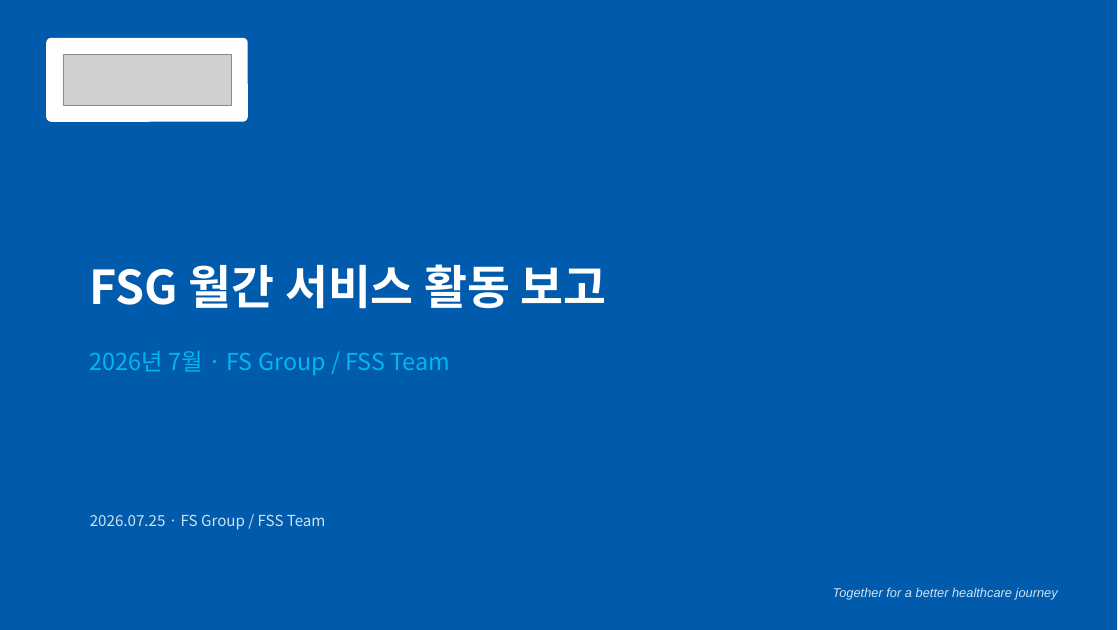
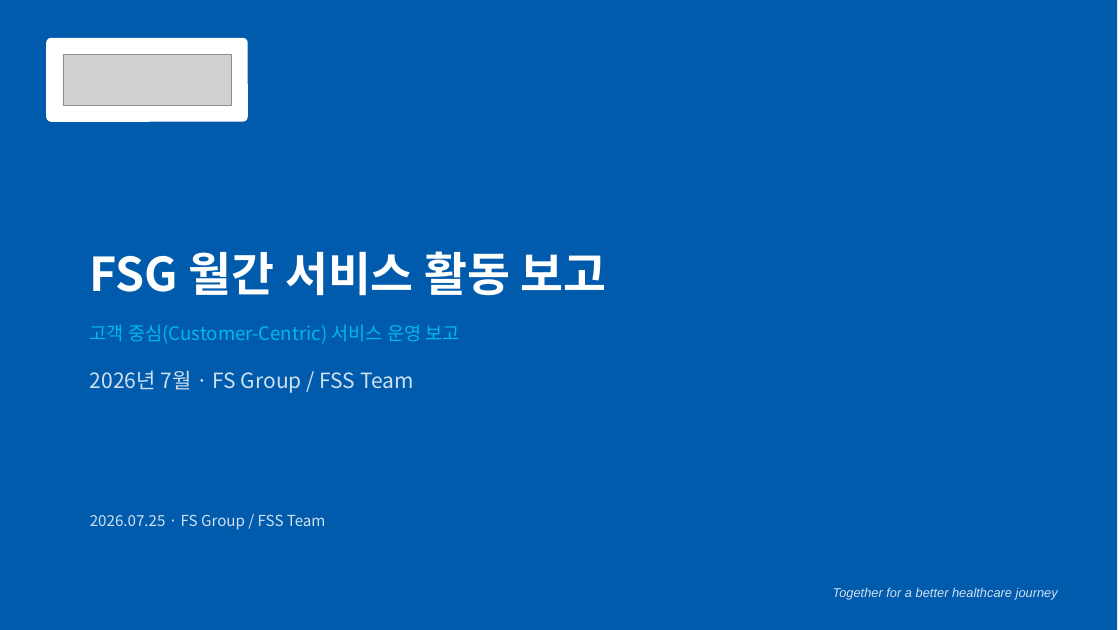
Before and after one commit to balhm12/Sysmex-schedule, a slide deck: slide 1 of reports/FSG_월간서비스보고_202607/FSG_월간서비스보고_202607.pptx. Drawn at 1120x630 pixels with LibreOffice and Linux fonts; fonts in the diff are those of the drawing; grey boxes stand for pictures. Boxes give left, top, right and bottom in pixels: in the first picture for what was removed or moved away, otherwise in the second. Text is boxed around its words. In the diff, an @@ line names an element or a change of style, - is before the commit and + after.

```diff
--- a/reports/FSG_월간서비스보고_202607/FSG_월간서비스보고_202607.pptx
+++ b/reports/FSG_월간서비스보고_202607/FSG_월간서비스보고_202607.pptx
@@ text "FSG 월간 서비스 활동 보고": place and size @@
-text "FSG 월간 서비스 활동 보고" at bbox=[90, 264, 607, 309]
+text "FSG 월간 서비스 활동 보고" at bbox=[90, 251, 607, 296]
@@ text added at bbox=[90, 325, 460, 344], 16 pt, text #00B8EE @@
+고객 중심(Customer-Centric) 서비스 운영 보고
@@ text "2026년 7월 · FS Group ...": place and size @@
-text "2026년 7월 · FS Group ..." at bbox=[90, 351, 451, 375]
+text "2026년 7월 · FS Group ..." at bbox=[90, 370, 414, 393]
@@ text "2026년 7월 · FS Group ..." at bbox=[90, 370, 414, 393]: size 20 to 18 pt, text colour #00B8EE to #CFE0F0 @@
```
Also in this commit, not shown: 6 other slides changed, 1 slide added, 1 slide removed, 1 other file.
